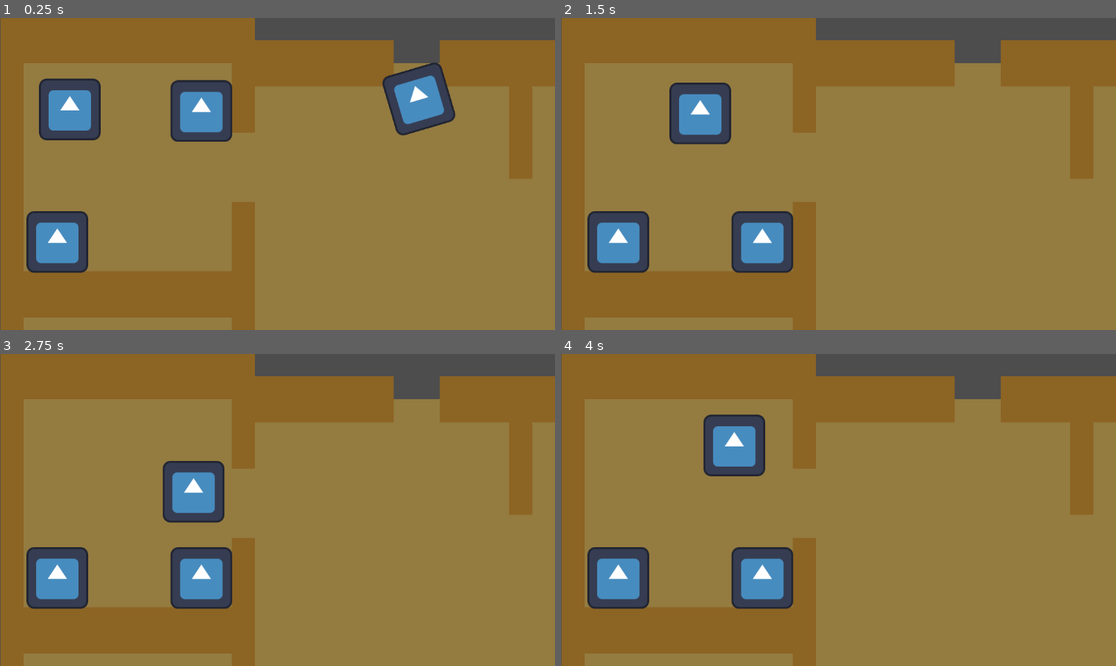
Above: before the commit, frames 1-4 (two rows, left to right).
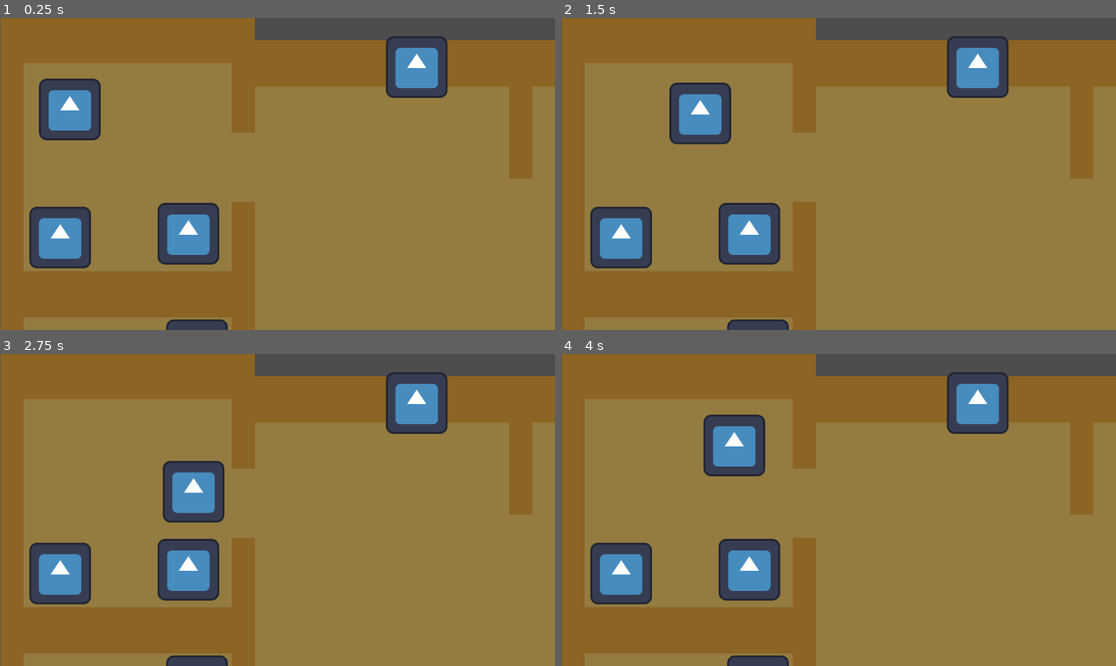
Above: after the commit, the same moments.

Repository: Isabelle1909/JuggleManMania
Game: Godot game, scene res://scenes/house.tscn
Two runs of this game, one before a commit and one after it. Both use one fixed random seed, a clock stepped at 60 frames per second and the inputs below. The engine's default icon, where the game draws it, is replaced by a stand-in: a white triangle on a blue panel in a dark square.
Inputs:
- Up to frame 1 (0.25 s): no input
- Up to frame 2 (1.5 s): hold Right (ui_right) 0.53-1.28 s; hold Down (ui_down) from 1.28 s (still down)
- Up to frame 3 (2.75 s): release Down (ui_down) at 2.03 s; hold Right (ui_right) from 2.03 s (still down)
- Up to frame 4 (4 s): release Right (ui_right) at 2.78 s; hold Up (ui_up) 2.78-3.53 s; hold Left (ui_left) from 3.53 s (still down)

The runs differ from the first frame. In frame 1, 8.6% of the frame differs, in the area x 4-83%, y 5-100%; in frame 2, 5.8%; in frame 3, 5.8%; in frame 4, 5.8%.

Commit message:
fixed something and made detetcion

Diff:
--- a/juggle-man-mania-project/scenes/house.tscn
+++ b/juggle-man-mania-project/scenes/house.tscn
@@ -35,39 +35,36 @@
 
 [node name="key_interactables" type="Node2D" parent="." unique_id=279575357]
 
-[node name="mirror" parent="key_interactables" unique_id=557428342 instance=ExtResource("4_3bgk5")]
-position = Vector2(163.715, 0)
+[node name="mirror" parent="key_interactables" unique_id=1406826812 instance=ExtResource("4_3bgk5")]
+position = Vector2(264, 500)
 title = "mirror"
 
-[node name="Sprite2D" parent="key_interactables/mirror" index="0" unique_id=403400776]
-position = Vector2(-188.715, 795)
+[node name="CollisionShape2D" parent="key_interactables/mirror" index="1" unique_id=203169812]
+position = Vector2(7, 4)
 
-[node name="CollisionShape2D" parent="key_interactables/mirror" index="1" unique_id=203169812]
-position = Vector2(-189.43, 795)
-
-[node name="bed" parent="key_interactables" unique_id=1155819551 instance=ExtResource("4_3bgk5")]
-position = Vector2(-26, 271)
+[node name="bed" parent="key_interactables" unique_id=1265703226 instance=ExtResource("4_3bgk5")]
+position = Vector2(-20, 266)
 title = "bed"
 
-[node name="wardrobe" parent="key_interactables" unique_id=233140510 instance=ExtResource("4_3bgk5")]
-position = Vector2(273, -25)
+[node name="wardrobe" parent="key_interactables" unique_id=244664781 instance=ExtResource("4_3bgk5")]
+position = Vector2(246, 258)
 title = "wardrobe"
 
-[node name="computor" parent="key_interactables" unique_id=566412030 instance=ExtResource("4_3bgk5")]
-position = Vector2(1155, 12)
-title = "computor"
+[node name="computer" parent="key_interactables" unique_id=662879841 instance=ExtResource("4_3bgk5")]
+position = Vector2(1146, 22)
+title = "computer"
 
-[node name="front_door" parent="key_interactables" unique_id=561183489 instance=ExtResource("4_3bgk5")]
-position = Vector2(724, 861)
+[node name="front_door" parent="key_interactables" unique_id=1715739860 instance=ExtResource("4_3bgk5")]
+position = Vector2(725, 865)
 title = "front_door"
 
-[node name="back_door" parent="key_interactables" unique_id=632025299 instance=ExtResource("4_3bgk5")]
-position = Vector2(725, -97)
+[node name="back_door" parent="key_interactables" unique_id=1488391012 instance=ExtResource("4_3bgk5")]
+position = Vector2(720, -88)
 title = "back_door"
 
 [editable path="key_interactables/mirror"]
 [editable path="key_interactables/bed"]
 [editable path="key_interactables/wardrobe"]
-[editable path="key_interactables/computor"]
+[editable path="key_interactables/computer"]
 [editable path="key_interactables/front_door"]
 [editable path="key_interactables/back_door"]
--- a/juggle-man-mania-project/scenes/interactable.tscn
+++ b/juggle-man-mania-project/scenes/interactable.tscn
@@ -1,12 +1,12 @@
 [gd_scene format=3 uid="uid://i5ot6tbllc4l"]
 
-[ext_resource type="Script" uid="uid://c2521k6budvog" path="res://Interactable.gd" id="1_ij5l6"]
+[ext_resource type="Script" uid="uid://c2521k6budvog" path="res://scripts/Interactable.gd" id="1_ij5l6"]
 [ext_resource type="Texture2D" uid="uid://d3i4sqhx8wrdo" path="res://icon.svg" id="2_8o6w2"]
 
 [sub_resource type="RectangleShape2D" id="RectangleShape2D_w4xns"]
 size = Vector2(117, 123)
 
-[node name="Interactable" type="RigidBody2D" unique_id=557428342]
+[node name="Interactable" type="StaticBody2D" unique_id=1406826812]
 script = ExtResource("1_ij5l6")
 
 [node name="Sprite2D" type="Sprite2D" parent="." unique_id=403400776]
--- a/juggle-man-mania-project/Interactable.gd
+++ b/juggle-man-mania-project/scripts/Interactable.gd
@@ -1,4 +1,4 @@
-extends RigidBody2D
+extends StaticBody2D
 
 @export var title = "object"
 
--- a/juggle-man-mania-project/scripts/player.gd
+++ b/juggle-man-mania-project/scripts/player.gd
@@ -2,17 +2,28 @@
 
 const tile_size: Vector2 = Vector2(48, 48)
 var sprite_node_pos_tween: Tween
+var facing_ray
+var item_near
 
 func _physics_process(delta: float) -> void:
 	if !sprite_node_pos_tween or !sprite_node_pos_tween.is_running():
 		if Input.is_action_pressed("ui_up") and !$up.is_colliding():
 			_move(Vector2(0, -1))
+			facing_ray = $up
 		elif Input.is_action_pressed("ui_down") and !$down.is_colliding():
 			_move(Vector2(0, 1))
+			facing_ray = $down
 		elif Input.is_action_pressed("ui_left") and !$left.is_colliding():
 			_move(Vector2(-1, 0))
+			facing_ray = $left
 		elif Input.is_action_pressed("ui_right") and !$right.is_colliding():
+			facing_ray = $right
 			_move(Vector2(1, 0))
+
+		if facing_ray != null:
+			if facing_ray.is_colliding():
+				item_near = facing_ray.get_collider().name
+
 
 func _move(dir: Vector2):
 	global_position += dir * tile_size
Renamed: juggle-man-mania-project/Interactable.gd.uid -> juggle-man-mania-project/scripts/Interactable.gd.uid
